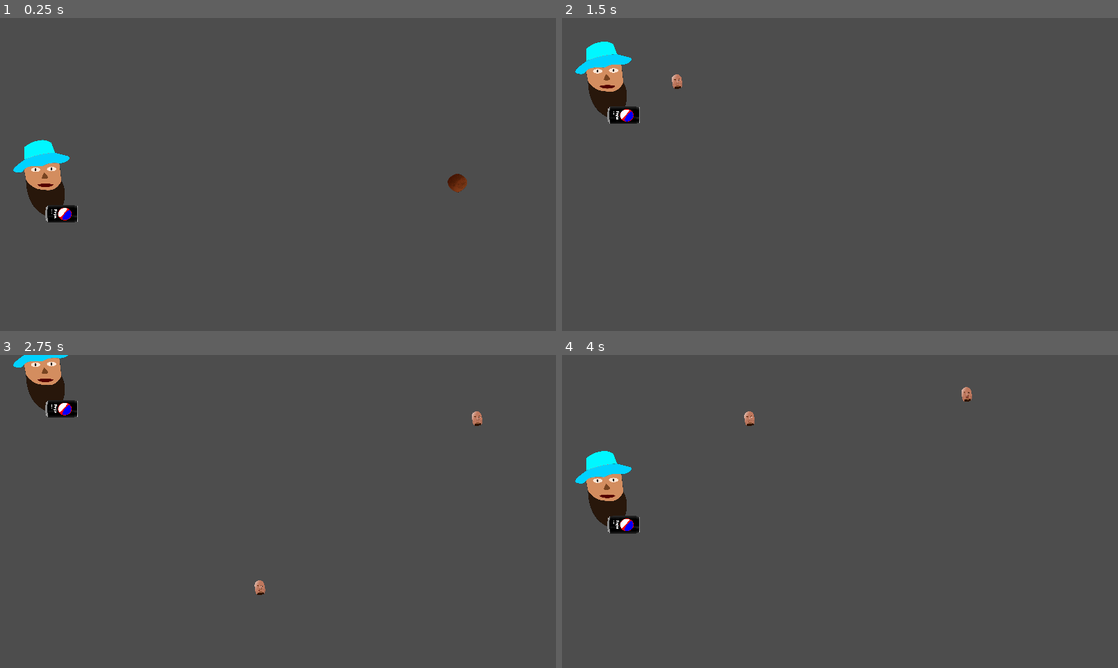
Above: before the commit, frames 1-4 (two rows, left to right).
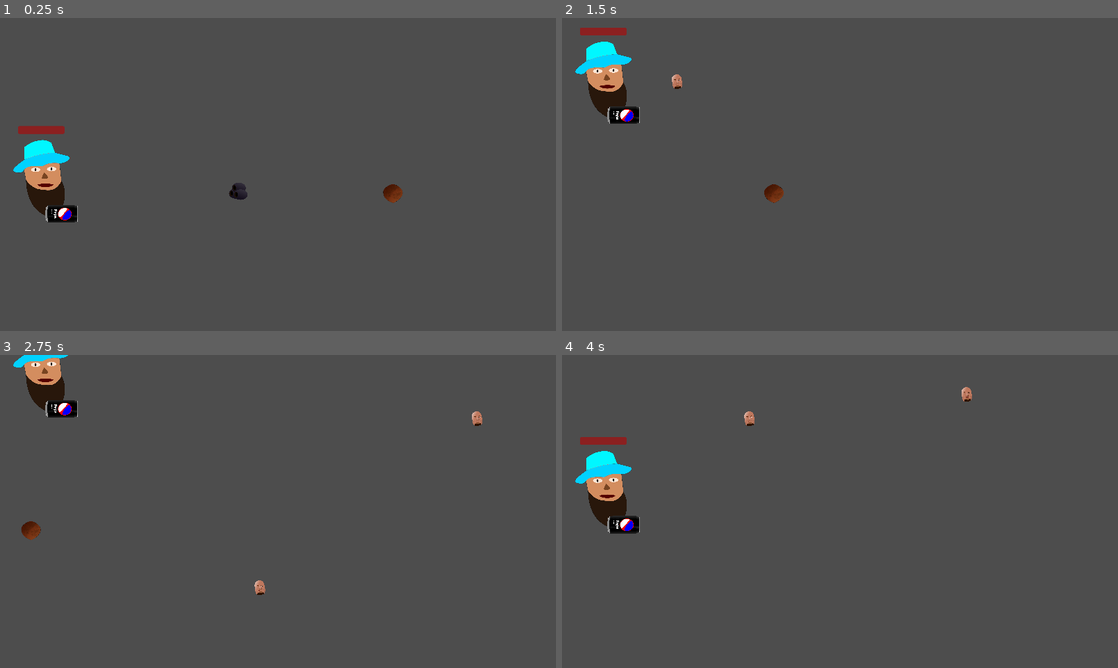
Above: after the commit, the same moments.

Repository: Seakorv/SmokeCheesesOfPapaTrouga
Game: Godot game, scene res://Scenes/kivikyläland.tscn
Two runs of this game, one before a commit and one after it. Both use one fixed random seed, a clock stepped at 60 frames per second and the inputs below. This scene is started directly instead of the project's main scene.
Inputs:
- Up to frame 1 (0.25 s): no input
- Up to frame 2 (1.5 s): hold W (move_up) 0.53-1.28 s; tap Space (shoot_pepemake) at 0.6, 1.35 s; hold S (move_down) from 1.28 s (still down)
- Up to frame 3 (2.75 s): release S (move_down) at 2.03 s; hold W (move_up) from 2.03 s (still down); tap Space (shoot_pepemake) at 2.1 s
- Up to frame 4 (4 s): tap Space (shoot_pepemake) at 2.85, 3.6 s; release W (move_up) at 3.53 s; hold S (move_down) from 3.53 s (still down)

The runs differ from the first frame. In frame 1, 0.7% of the frame differs, in the area x 3-84%, y 34-60%; in frame 2, 0.4%; in frame 3, 0.2%; in frame 4, 0.2%.

Commit message:
Made a health bar for PapaT and somewhat worcing damage system

Diff:
--- /dev/null
+++ b/Scenes/badFood.tscn
@@ -0,0 +1,14 @@
+[gd_scene load_steps=3 format=3 uid="uid://c7yx4xtle6kax"]
+
+[ext_resource type="PackedScene" uid="uid://d3jwrnmenllmx" path="res://Scenes/food.tscn" id="1_3reqk"]
+[ext_resource type="Texture2D" uid="uid://dmtjc08l8tunr" path="res://Assets/Food/olivs.png" id="2_1kl22"]
+
+[node name="badFood" instance=ExtResource("1_3reqk")]
+speed = 600
+goodOrBad = "bad"
+damage = -10
+
+[node name="Sprite2D" parent="." index="0"]
+position = Vector2(-1.19209e-07, 0)
+scale = Vector2(0.128928, 0.164041)
+texture = ExtResource("2_1kl22")
--- a/Scripts/food.tscn
+++ b/Scenes/food.tscn
@@ -10,6 +10,7 @@
 collision_layer = 2
 collision_mask = 5
 script = ExtResource("1_yqy3o")
+damage = 4
 
 [node name="Sprite2D" type="Sprite2D" parent="."]
 position = Vector2(-2.38419e-07, 1)
--- a/Scenes/kivikyläland.tscn
+++ b/Scenes/kivikyläland.tscn
@@ -1,8 +1,9 @@
-[gd_scene load_steps=4 format=3 uid="uid://cwcnq84t0llm6"]
+[gd_scene load_steps=5 format=3 uid="uid://cwcnq84t0llm6"]
 
 [ext_resource type="Script" path="res://Scripts/kivikyläland.gd" id="1_f8oof"]
 [ext_resource type="PackedScene" uid="uid://bfmnvh7fn6avc" path="res://Scenes/player.tscn" id="2_d8r7w"]
-[ext_resource type="PackedScene" uid="uid://d3jwrnmenllmx" path="res://Scripts/food.tscn" id="3_14xfy"]
+[ext_resource type="PackedScene" uid="uid://d3jwrnmenllmx" path="res://Scenes/food.tscn" id="3_14xfy"]
+[ext_resource type="PackedScene" uid="uid://c7yx4xtle6kax" path="res://Scenes/badFood.tscn" id="4_tp15b"]
 
 [node name="Kivikyläland" type="Node2D"]
 script = ExtResource("1_f8oof")
@@ -16,4 +17,8 @@
 [node name="PepeMakeAse" type="Node2D" parent="."]
 
 [node name="Food" parent="." instance=ExtResource("3_14xfy")]
-position = Vector2(1705, 569)
+position = Vector2(1482, 605)
+
+[node name="badFood" parent="." instance=ExtResource("4_tp15b")]
+position = Vector2(973, 598)
+damage = -5
--- a/Scenes/player.tscn
+++ b/Scenes/player.tscn
@@ -27,3 +27,12 @@
 
 [node name="Muzzle" type="Marker2D" parent="."]
 position = Vector2(131, 136)
+
+[node name="hpBar" type="ProgressBar" parent="."]
+modulate = Color(1, 0, 0, 1)
+offset_left = -88.0
+offset_top = -167.0
+offset_right = 73.0
+offset_bottom = -140.0
+max_value = 10.0
+show_percentage = false
--- a/Scripts/PapaTMainChar.gd
+++ b/Scripts/PapaTMainChar.gd
@@ -5,8 +5,11 @@
 const SPEED = 1000.0
 
 @onready var muzzle = $Muzzle
+@onready var healthbar = $hpBar
+## Player health
+@export var maxHealth = 10
+var health = maxHealth
 
-var health = 10
 var gee_scene = preload("res://Scenes/gee_bullet.tscn")
 
 func _process(delta):
@@ -16,6 +19,7 @@
 func _physics_process(delta):
 
 	#creating the health bar
+	update_health()
 
 	# Movement with vector2
 	var direction = Vector2(0, Input.get_axis("move_up", "move_down"))
@@ -25,6 +29,11 @@
 	#restricting player movement into the screen
 	global_position = global_position.clamp(Vector2.ZERO, get_viewport_rect().size)
 
+
+func update_health():
+	healthbar.value = health
+
+
 func shoot():
 	pepeM_shot.emit(gee_scene, muzzle.global_position)
 
--- /dev/null
+++ b/Scripts/badFood.gd
@@ -0,0 +1 @@
+extends Food
--- a/Scripts/food.gd
+++ b/Scripts/food.gd
@@ -1,7 +1,13 @@
 class_name Food extends Area2D
 
+## The speed of the food
 @export var speed = 500
-
+## Is the food good or bad. Write "good" or "bad"
+@export var goodOrBad = ""
+## How much damage does the food do? Positive if it heals, negative if it hurts
+@export var damage = 0
+## How much score does the food give?
+@export var points = 0
 
 func _physics_process(delta):
 	global_position.x += -speed * delta
@@ -14,3 +20,8 @@
 func _on_body_entered(body):
 	if body is PapaT:
 		die()
+		body.health += damage
+		if body.health >= body.maxHealth:
+			body.health = body.maxHealth
+		if body.health <= 0:
+			body.die()
